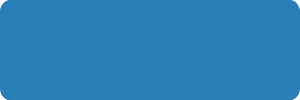
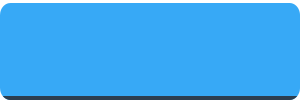
Two versions of the same layered image (300×100). Layer-by-layer changes:
hid group "Clicked" (2 layers) over [0, 0, 300, 100]
painted on "Rounded Rectangle 1" (1st of 2, in "Header" › "Clicked") over [0, 0, 300, 100]
added group "hover" with 2 layers in group "Header" over [0, 3, 300, 100]
added layer "Rounded Rectangle 1 copy 5" in group "hover" over [3, 96, 297, 100]
added layer "Rounded Rectangle 1 copy 4" in group "hover" over [0, 3, 300, 100]
hid group "Not clicked" (2 layers) over [0, 0, 300, 100]
painted on "Rounded Rectangle 1" (2nd of 2, in "Header" › "Not clicked") over [0, 0, 300, 100]
